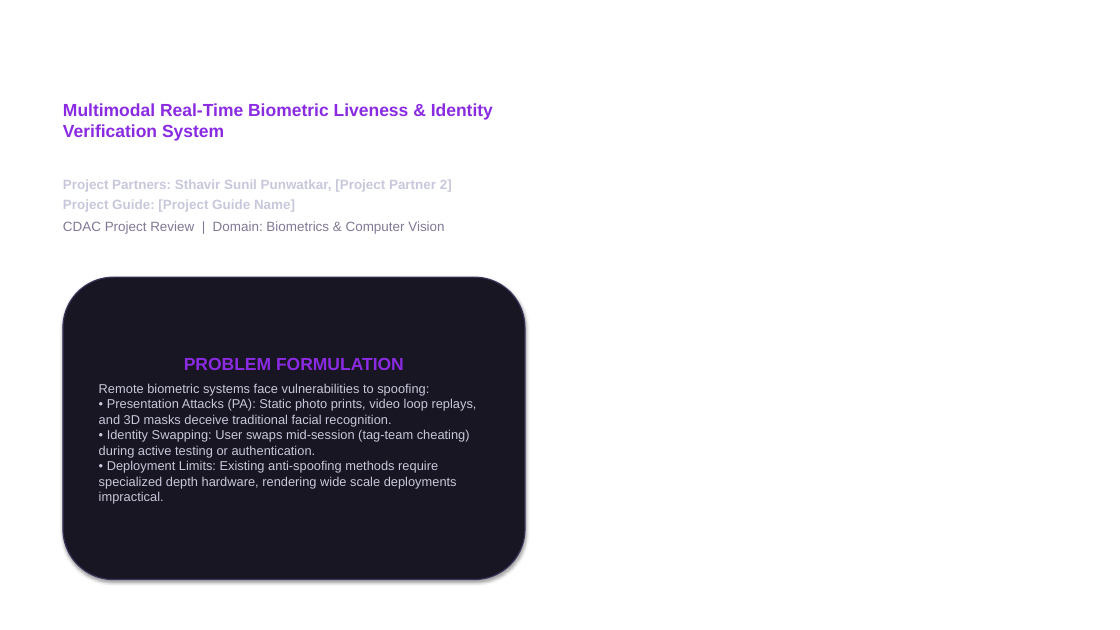
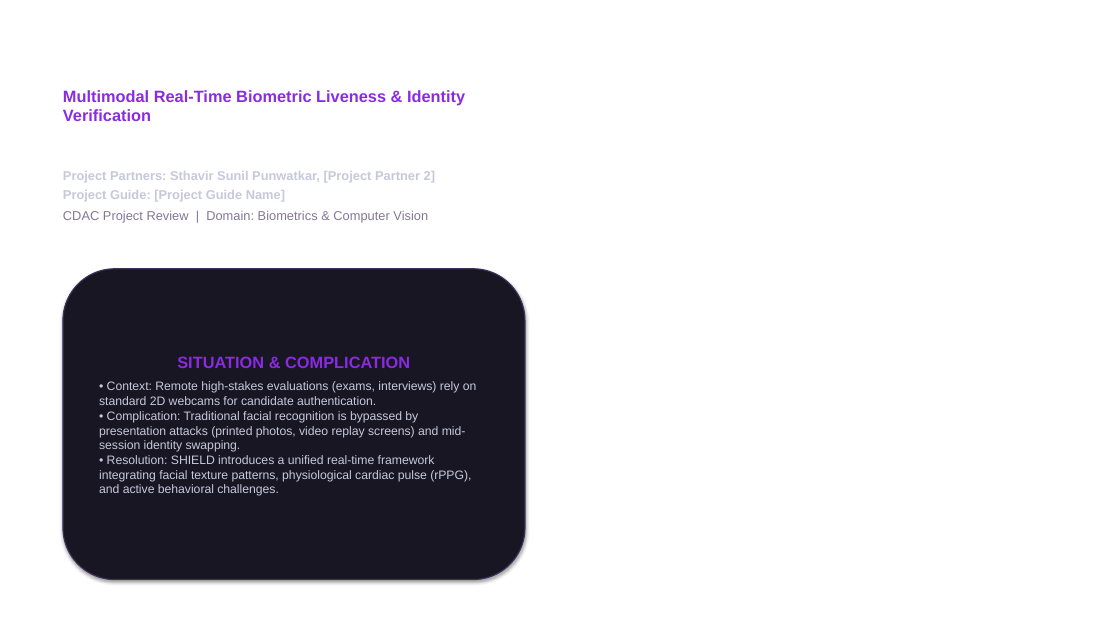
Before and after one commit to sthavirpunwatkar/SHIELD-Secure-Human-Identity-Liveness-Evaluation-Detection, a slide deck: slide 1 of reports/cdac_project_review.pptx. Drawn at 1120x630 pixels with LibreOffice and Linux fonts; fonts in the diff are those of the drawing; background and template pictures are left out. Boxes give left, top, right and bottom in pixels: in the first picture for what was removed or moved away, otherwise in the second. Text is boxed around its words. In the diff, an @@ line names an element or a change of style, - is before the commit and + after.

Commit message:
docs: Reorganize slides structure into McKinsey SCR theme with Action Titles

```diff
--- a/reports/cdac_project_review.pptx
+++ b/reports/cdac_project_review.pptx
@@ text "SHIELD": place and size @@
-text "SHIELD" at (63,103,493,141)
+text "SHIELD" at (63,90,465,121)
@@ text "SHIELD" at (63,90,465,121): size 42 to 40 pt in "SHIELD" @@
@@ text at (63,90,465,121): text changed; size 15 to 14 pt @@
-Multimodal Real-Time Biometric Liveness & Identity Verification System
+Multimodal Real-Time Biometric Liveness & Identity Verification
@@ text "Project Partners: Sthavir Sunil Punwatkar, ...": place and size @@
-text "Project Partners: Sthavir Sunil Punwatkar, ..." at (63,179,452,234)
+text "Project Partners: Sthavir Sunil Punwatkar, ..." at (63,169,435,223)
@@ text "Project Partners: Sthavir Sunil Punwatkar, ..." at (63,169,435,223): size 11.5 to 11 pt @@
@@ rounded rectangle "SITUATION & COMPLICATION": place and size @@
-rounded rectangle "SITUATION & COMPLICATION" at (63,277,525,580)
+rounded rectangle "SITUATION & COMPLICATION" at (63,269,525,580)
@@ text in rounded rectangle at (99,356,477,496): text changed; size 11 to 10.5 pt @@
-PROBLEM FORMULATION
-Remote biometric systems face vulnerabilities to spoofing:
-• Presentation Attacks (PA): Static photo prints, video loop replays, and 3D masks deceive traditional facial recognition.
-• Identity Swapping: User swaps mid-session (tag-team cheating) during active testing or authentication.
-• Deployment Limits: Existing anti-spoofing methods require specialized depth hardware, rendering wide scale deployments impractical.
+SITUATION & COMPLICATION
+• Context: Remote high-stakes evaluations (exams, interviews) rely on standard 2D webcams for candidate authentication.
+• Complication: Traditional facial recognition is bypassed by presentation attacks (printed photos, video replay screens) and mid-session identity swapping.
+• Resolution: SHIELD introduces a unified real-time framework integrating facial texture patterns, physiological cardiac pulse (rPPG), and active behavioral challenges.
```
Also in this commit, not shown: 6 other slides changed, 4 other files.
